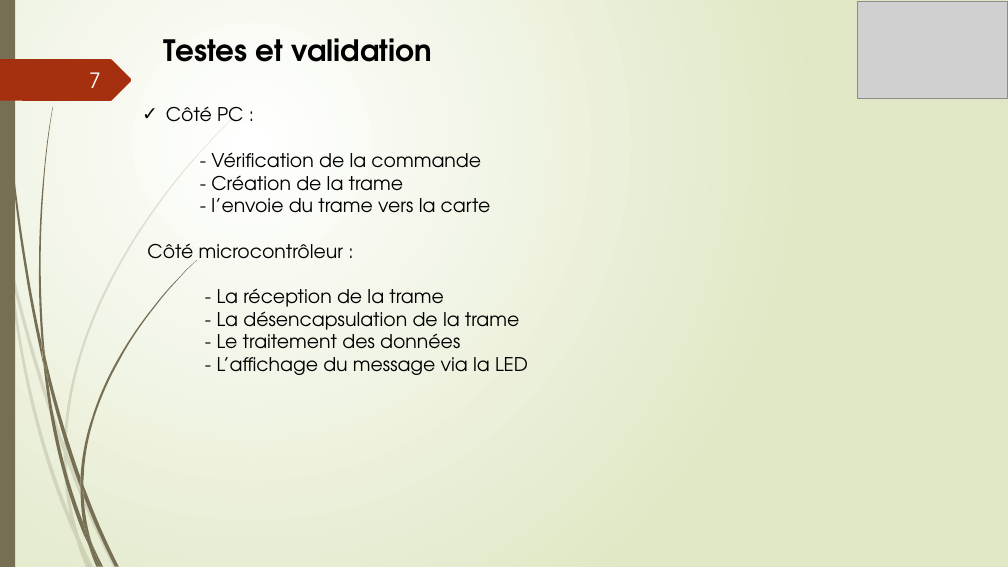
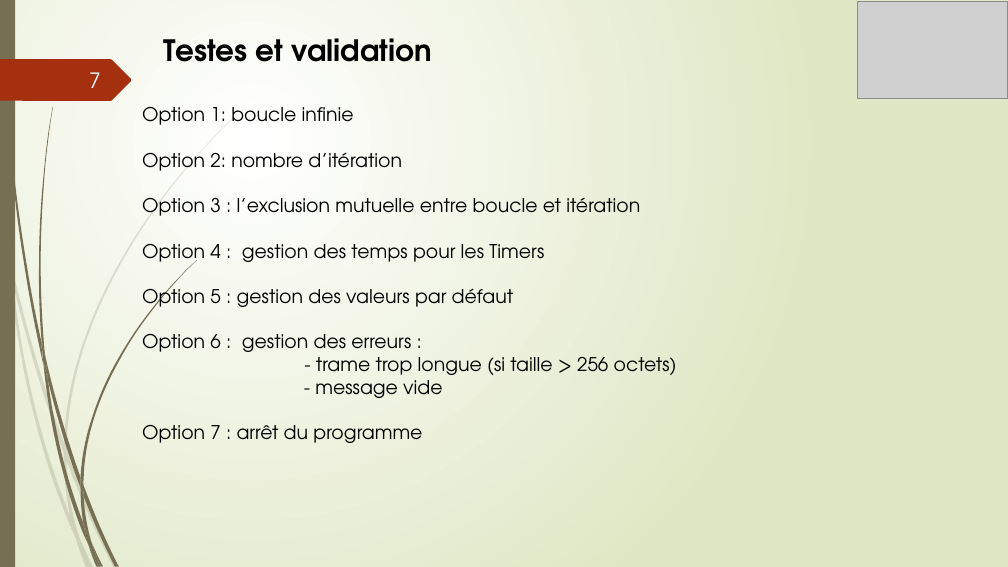
Before and after one commit to FufuAkuseru/TP-morse, a slide deck: slide 7 of Projet Morse.pptx. Drawn at 1008x567 pixels with LibreOffice and Linux fonts; fonts in the diff are those of the drawing; grey boxes stand for pictures. Boxes give left, top, right and bottom in pixels: in the first picture for what was removed or moved away, otherwise in the second. Text is boxed around its words. In the diff, an @@ line names an element or a change of style, - is before the commit and + after.

```diff
--- a/Projet Morse.pptx
+++ b/Projet Morse.pptx
@@ text at bbox=[142, 106, 677, 443]: text changed @@
-✓ Côté PC :
-- Vérification de la commande
-- Création de la trame
-- l’envoie du trame vers la carte
-Côté microcontrôleur :
-- La réception de la trame
-- La désencapsulation de la trame
-- Le traitement des données
-- L’affichage du message via la LED
+Option 1: boucle infinie
+Option 2: nombre d’itération
+Option 3 : l’exclusion mutuelle entre boucle et itération
+Option 4 : gestion des temps pour les Timers
+Option 5 : gestion des valeurs par défaut
+Option 6 : gestion des erreurs :
+- trame trop longue (si taille > 256 octets)
+- message vide
+Option 7 : arrêt du programme
```
Also in this commit, not shown: 2 other slides changed, 4 slides added, 4 slides removed.
